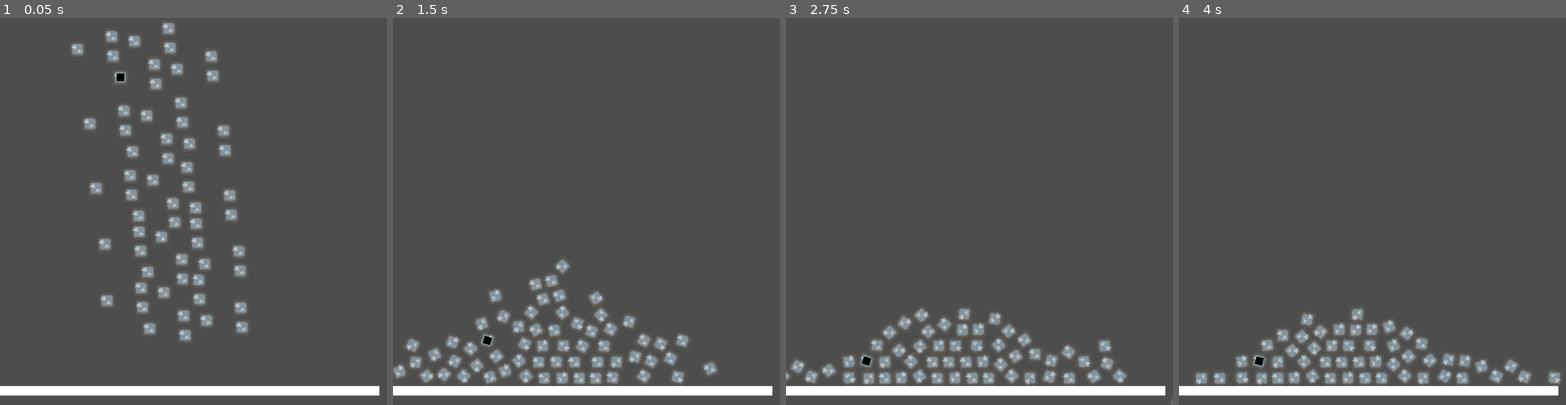
Above: before the commit, frames 1-4 (left to right).
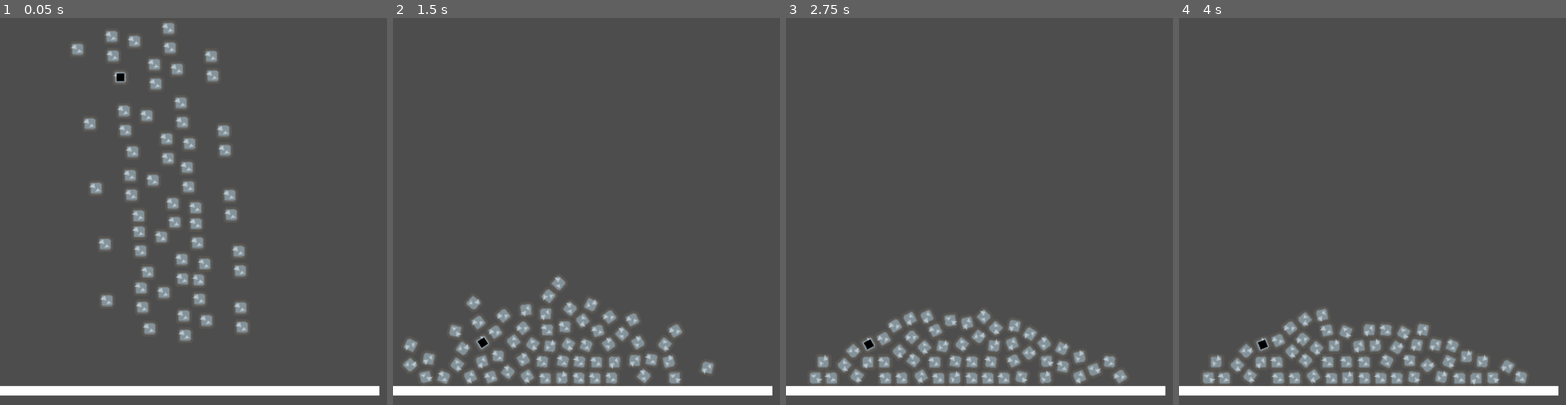
Above: after the commit, the same moments.

Repository: BeanPoleGamesDev/DynamiteParamedics
Game: Godot game, scene res://app/scenes/LevelOne.tscn
Two runs of this game, one before a commit and one after it. Both use one fixed random seed, a clock stepped at 60 frames per second and the inputs below.
Inputs:
- Up to frame 1 (0.05 s): no input
- Up to frame 2 (1.5 s): no input
- Up to frame 3 (2.75 s): no input
- Up to frame 4 (4 s): no input

The runs differ from the first frame. In frame 1, less than 0.1% of the frame differs, in the area x 42-46%, y 6-9%; in frame 2, 6.0%, in the area x 0-84%, y 62-95%; in frame 3, 5.7%; in frame 4, 5.0%.

Commit message:
some extra stuff

Diff:
--- a/app/objects/Blocks/2x1Rectangle.tscn
+++ b/app/objects/Blocks/2x1Rectangle.tscn
@@ -1,13 +1,10 @@
-[gd_scene load_steps=6 format=3 uid="uid://bet0jwi8td0lk"]
+[gd_scene load_steps=5 format=3 uid="uid://bet0jwi8td0lk"]
 
 [ext_resource type="Texture2D" uid="uid://csu6r3j4r6mih" path="res://assets/blocks/rect1x2.png" id="1_4alub"]
 [ext_resource type="PackedScene" uid="uid://b5iw6y8hrwoph" path="res://app/objects/Blocks/Block.tscn" id="1_41ir4"]
 
 [sub_resource type="RectangleShape2D" id="RectangleShape2D_acxa0"]
 size = Vector2(20, 68)
-
-[sub_resource type="RectangleShape2D" id="RectangleShape2D_4mtjm"]
-size = Vector2(34, 20)
 
 [sub_resource type="CapsuleShape2D" id="CapsuleShape2D_cxrvy"]
 radius = 7.0
@@ -22,13 +19,10 @@
 [node name="CollisionShape2D" type="CollisionShape2D" parent="." index="1"]
 shape = SubResource("RectangleShape2D_acxa0")
 
-[node name="CollisionShape2D2" type="CollisionShape2D" parent="." index="2"]
-shape = SubResource("RectangleShape2D_4mtjm")
-
-[node name="CollisionShape2D3" type="CollisionShape2D" parent="." index="3"]
+[node name="CollisionShape2D3" type="CollisionShape2D" parent="." index="2"]
 position = Vector2(-10, 0)
 shape = SubResource("CapsuleShape2D_cxrvy")
 
-[node name="CollisionShape2D4" type="CollisionShape2D" parent="." index="4"]
+[node name="CollisionShape2D4" type="CollisionShape2D" parent="." index="3"]
 position = Vector2(10, 0)
 shape = SubResource("CapsuleShape2D_cxrvy")
--- /dev/null
+++ b/app/objects/Blocks/ImmovableBlock.tscn
@@ -0,0 +1,19 @@
+[gd_scene load_steps=4 format=3 uid="uid://c774fwqgimy15"]
+
+[ext_resource type="PackedScene" uid="uid://blfb6ourr52y3" path="res://app/objects/Blocks/StaticBlock.tscn" id="1_7b83i"]
+[ext_resource type="Texture2D" uid="uid://c8i00r7cis4gk" path="res://assets/blocks/anchor.png" id="2_siqf8"]
+
+[sub_resource type="RectangleShape2D" id="RectangleShape2D_lrm5d"]
+size = Vector2(34, 34)
+
+[node name="StaticBlock" instance=ExtResource("1_7b83i")]
+
+[node name="Sprite2D" type="Sprite2D" parent="." index="0"]
+texture_filter = 1
+position = Vector2(-1.90735e-06, -1.90735e-06)
+scale = Vector2(2.125, 2.125)
+texture = ExtResource("2_siqf8")
+
+[node name="CollisionShape2D" type="CollisionShape2D" parent="." index="1"]
+texture_filter = 1
+shape = SubResource("RectangleShape2D_lrm5d")
--- /dev/null
+++ b/app/objects/Blocks/IndestructableBlock.tscn
@@ -0,0 +1,19 @@
+[gd_scene load_steps=4 format=3 uid="uid://bdx0cajak6wyi"]
+
+[ext_resource type="PackedScene" uid="uid://blfb6ourr52y3" path="res://app/objects/Blocks/StaticBlock.tscn" id="1_0364m"]
+[ext_resource type="Texture2D" uid="uid://dni1p8ym4p06p" path="res://assets/blocks/permaAnchor.png" id="2_hbuqt"]
+
+[sub_resource type="RectangleShape2D" id="RectangleShape2D_2n4n2"]
+size = Vector2(34, 34)
+
+[node name="StaticBlock" instance=ExtResource("1_0364m")]
+
+[node name="Sprite2D" type="Sprite2D" parent="." index="0"]
+texture_filter = 1
+position = Vector2(-1.90735e-06, -1.90735e-06)
+scale = Vector2(2.125, 2.125)
+texture = ExtResource("2_hbuqt")
+
+[node name="CollisionShape2D" type="CollisionShape2D" parent="." index="1"]
+texture_filter = 1
+shape = SubResource("RectangleShape2D_2n4n2")
--- a/app/objects/Blocks/Square.tscn
+++ b/app/objects/Blocks/Square.tscn
@@ -14,16 +14,22 @@
 position = Vector2(17, 17)
 
 [node name="Sprite2D" type="Sprite2D" parent="." index="0"]
+texture_filter = 1
+position = Vector2(-1.90735e-06, -1.90735e-06)
 scale = Vector2(2.125, 2.125)
 texture = ExtResource("2_ir4g5")
 
 [node name="CollisionShape2D" type="CollisionShape2D" parent="." index="1"]
+texture_filter = 1
+position = Vector2(-1.90735e-06, -1.90735e-06)
 shape = SubResource("RectangleShape2D_ti2t6")
 
 [node name="CollisionShape2D3" type="CollisionShape2D" parent="." index="2"]
-position = Vector2(-10, 0)
+texture_filter = 1
+position = Vector2(-10, -1.90735e-06)
 shape = SubResource("CapsuleShape2D_w1nme")
 
 [node name="CollisionShape2D4" type="CollisionShape2D" parent="." index="3"]
-position = Vector2(10, 0)
+texture_filter = 1
+position = Vector2(10, -1.90735e-06)
 shape = SubResource("CapsuleShape2D_w1nme")
--- /dev/null
+++ b/app/objects/Blocks/StaticBlock.tscn
@@ -0,0 +1,4 @@
+[gd_scene format=3 uid="uid://blfb6ourr52y3"]
+
+[node name="StaticBlock" type="StaticBody2D"]
+texture_filter = 1
--- a/app/scenes/LevelOne.tscn
+++ b/app/scenes/LevelOne.tscn
@@ -8,184 +8,244 @@
 [node name="LevelBase" instance=ExtResource("1_6tp2w")]
 
 [node name="Block" parent="." index="0" instance=ExtResource("2_d1tcx")]
+texture_filter = 0
 position = Vector2(254, 124)
 
 [node name="Dynamite" parent="Block" index="5" instance=ExtResource("3_pk5hu")]
 script = ExtResource("4_ujfwl")
 
 [node name="Block2" parent="." index="1" instance=ExtResource("2_d1tcx")]
+texture_filter = 0
 position = Vector2(164, 65)
 
 [node name="Block3" parent="." index="2" instance=ExtResource("2_d1tcx")]
+texture_filter = 0
 position = Vector2(326, 97)
 
 [node name="Block4" parent="." index="3" instance=ExtResource("2_d1tcx")]
+texture_filter = 0
 position = Vector2(236, 38)
 
 [node name="Block5" parent="." index="4" instance=ExtResource("2_d1tcx")]
+texture_filter = 0
 position = Vector2(329, 138)
 
 [node name="Block6" parent="." index="5" instance=ExtResource("2_d1tcx")]
+texture_filter = 0
 position = Vector2(239, 79)
 
 [node name="Block7" parent="." index="6" instance=ExtResource("2_d1tcx")]
+texture_filter = 0
 position = Vector2(374, 107)
 
 [node name="Block8" parent="." index="7" instance=ExtResource("2_d1tcx")]
+texture_filter = 0
 position = Vector2(284, 48)
 
 [node name="Block9" parent="." index="8" instance=ExtResource("2_d1tcx")]
+texture_filter = 0
 position = Vector2(446, 80)
 
 [node name="Block10" parent="." index="9" instance=ExtResource("2_d1tcx")]
+texture_filter = 0
 position = Vector2(356, 21)
 
 [node name="Block11" parent="." index="10" instance=ExtResource("2_d1tcx")]
+texture_filter = 0
 position = Vector2(449, 121)
 
 [node name="Block12" parent="." index="11" instance=ExtResource("2_d1tcx")]
+texture_filter = 0
 position = Vector2(359, 62)
 
 [node name="Block13" parent="." index="12" instance=ExtResource("2_d1tcx")]
+texture_filter = 0
 position = Vector2(280, 281)
 
 [node name="Block14" parent="." index="13" instance=ExtResource("2_d1tcx")]
+texture_filter = 0
 position = Vector2(190, 222)
 
 [node name="Block15" parent="." index="14" instance=ExtResource("2_d1tcx")]
+texture_filter = 0
 position = Vector2(352, 254)
 
 [node name="Block16" parent="." index="15" instance=ExtResource("2_d1tcx")]
+texture_filter = 0
 position = Vector2(262, 195)
 
 [node name="Block17" parent="." index="16" instance=ExtResource("2_d1tcx")]
+texture_filter = 0
 position = Vector2(355, 295)
 
 [node name="Block18" parent="." index="17" instance=ExtResource("2_d1tcx")]
+texture_filter = 0
 position = Vector2(265, 236)
 
 [node name="Block19" parent="." index="18" instance=ExtResource("2_d1tcx")]
+texture_filter = 0
 position = Vector2(400, 264)
 
 [node name="Block20" parent="." index="19" instance=ExtResource("2_d1tcx")]
+texture_filter = 0
 position = Vector2(310, 205)
 
 [node name="Block21" parent="." index="20" instance=ExtResource("2_d1tcx")]
+texture_filter = 0
 position = Vector2(472, 237)
 
 [node name="Block22" parent="." index="21" instance=ExtResource("2_d1tcx")]
+texture_filter = 0
 position = Vector2(382, 178)
 
 [node name="Block23" parent="." index="22" instance=ExtResource("2_d1tcx")]
+texture_filter = 0
 position = Vector2(475, 278)
 
 [node name="Block24" parent="." index="23" instance=ExtResource("2_d1tcx")]
+texture_filter = 0
 position = Vector2(385, 219)
 
 [node name="Block25" parent="." index="24" instance=ExtResource("2_d1tcx")]
+texture_filter = 0
 position = Vector2(293, 417)
 
 [node name="Block26" parent="." index="25" instance=ExtResource("2_d1tcx")]
+texture_filter = 0
 position = Vector2(203, 358)
 
 [node name="Block27" parent="." index="26" instance=ExtResource("2_d1tcx")]
+texture_filter = 0
 position = Vector2(365, 390)
 
 [node name="Block28" parent="." index="27" instance=ExtResource("2_d1tcx")]
+texture_filter = 0
 position = Vector2(275, 331)
 
 [node name="Block29" parent="." index="28" instance=ExtResource("2_d1tcx")]
+texture_filter = 0
 position = Vector2(368, 431)
 
 [node name="Block30" parent="." index="29" instance=ExtResource("2_d1tcx")]
+texture_filter = 0
 position = Vector2(278, 372)
 
 [node name="Block31" parent="." index="30" instance=ExtResource("2_d1tcx")]
+texture_filter = 0
 position = Vector2(413, 400)
 
 [node name="Block32" parent="." index="31" instance=ExtResource("2_d1tcx")]
+texture_filter = 0
 position = Vector2(323, 341)
 
 [node name="Block33" parent="." index="32" instance=ExtResource("2_d1tcx")]
+texture_filter = 0
 position = Vector2(485, 373)
 
 [node name="Block34" parent="." index="33" instance=ExtResource("2_d1tcx")]
+texture_filter = 0
 position = Vector2(395, 314)
 
 [node name="Block35" parent="." index="34" instance=ExtResource("2_d1tcx")]
+texture_filter = 0
 position = Vector2(488, 414)
 
 [node name="Block36" parent="." index="35" instance=ExtResource("2_d1tcx")]
+texture_filter = 0
 position = Vector2(398, 355)
 
 [node name="Block37" parent="." index="36" instance=ExtResource("2_d1tcx")]
+texture_filter = 0
 position = Vector2(312, 535)
 
 [node name="Block38" parent="." index="37" instance=ExtResource("2_d1tcx")]
+texture_filter = 0
 position = Vector2(222, 476)
 
 [node name="Block39" parent="." index="38" instance=ExtResource("2_d1tcx")]
+texture_filter = 0
 position = Vector2(384, 508)
 
 [node name="Block40" parent="." index="39" instance=ExtResource("2_d1tcx")]
+texture_filter = 0
 position = Vector2(294, 449)
 
 [node name="Block41" parent="." index="40" instance=ExtResource("2_d1tcx")]
+texture_filter = 0
 position = Vector2(387, 549)
 
 [node name="Block42" parent="." index="41" instance=ExtResource("2_d1tcx")]
+texture_filter = 0
 position = Vector2(297, 490)
 
 [node name="Block43" parent="." index="42" instance=ExtResource("2_d1tcx")]
+texture_filter = 0
 position = Vector2(432, 518)
 
 [node name="Block44" parent="." index="43" instance=ExtResource("2_d1tcx")]
+texture_filter = 0
 position = Vector2(342, 459)
 
 [node name="Block45" parent="." index="44" instance=ExtResource("2_d1tcx")]
+texture_filter = 0
 position = Vector2(504, 491)
 
 [node name="Block46" parent="." index="45" instance=ExtResource("2_d1tcx")]
+texture_filter = 0
 position = Vector2(414, 432)
 
 [node name="Block47" parent="." index="46" instance=ExtResource("2_d1tcx")]
+texture_filter = 0
 position = Vector2(507, 532)
 
 [node name="Block48" parent="." index="47" instance=ExtResource("2_d1tcx")]
+texture_filter = 0
 position = Vector2(417, 473)
 
 [node name="Block49" parent="." index="48" instance=ExtResource("2_d1tcx")]
+texture_filter = 0
 position = Vector2(316, 654)
 
 [node name="Block50" parent="." index="49" instance=ExtResource("2_d1tcx")]
+texture_filter = 0
 position = Vector2(226, 595)
 
 [node name="Block51" parent="." index="50" instance=ExtResource("2_d1tcx")]
+texture_filter = 0
 position = Vector2(388, 627)
 
 [node name="Block52" parent="." index="51" instance=ExtResource("2_d1tcx")]
+texture_filter = 0
 position = Vector2(298, 568)
 
 [node name="Block53" parent="." index="52" instance=ExtResource("2_d1tcx")]
+texture_filter = 0
 position = Vector2(391, 668)
 
 [node name="Block54" parent="." index="53" instance=ExtResource("2_d1tcx")]
+texture_filter = 0
 position = Vector2(301, 609)
 
 [node name="Block55" parent="." index="54" instance=ExtResource("2_d1tcx")]
+texture_filter = 0
 position = Vector2(436, 637)
 
 [node name="Block56" parent="." index="55" instance=ExtResource("2_d1tcx")]
+texture_filter = 0
 position = Vector2(346, 578)
 
 [node name="Block57" parent="." index="56" instance=ExtResource("2_d1tcx")]
+texture_filter = 0
 position = Vector2(508, 610)
 
 [node name="Block58" parent="." index="57" instance=ExtResource("2_d1tcx")]
+texture_filter = 0
 position = Vector2(418, 551)
 
 [node name="Block59" parent="." index="58" instance=ExtResource("2_d1tcx")]
+texture_filter = 0
 position = Vector2(511, 651)
 
 [node name="Block60" parent="." index="59" instance=ExtResource("2_d1tcx")]
+texture_filter = 0
 position = Vector2(421, 592)
--- a/project.godot
+++ b/project.godot
@@ -17,9 +17,10 @@
 
 [display]
 
-window/size/viewport_width=816
-window/size/viewport_height=816
+window/size/viewport_width=1632
+window/size/viewport_height=1632
 window/stretch/mode="viewport"
+window/stretch/scale=2.0
 
 [rendering]
 
